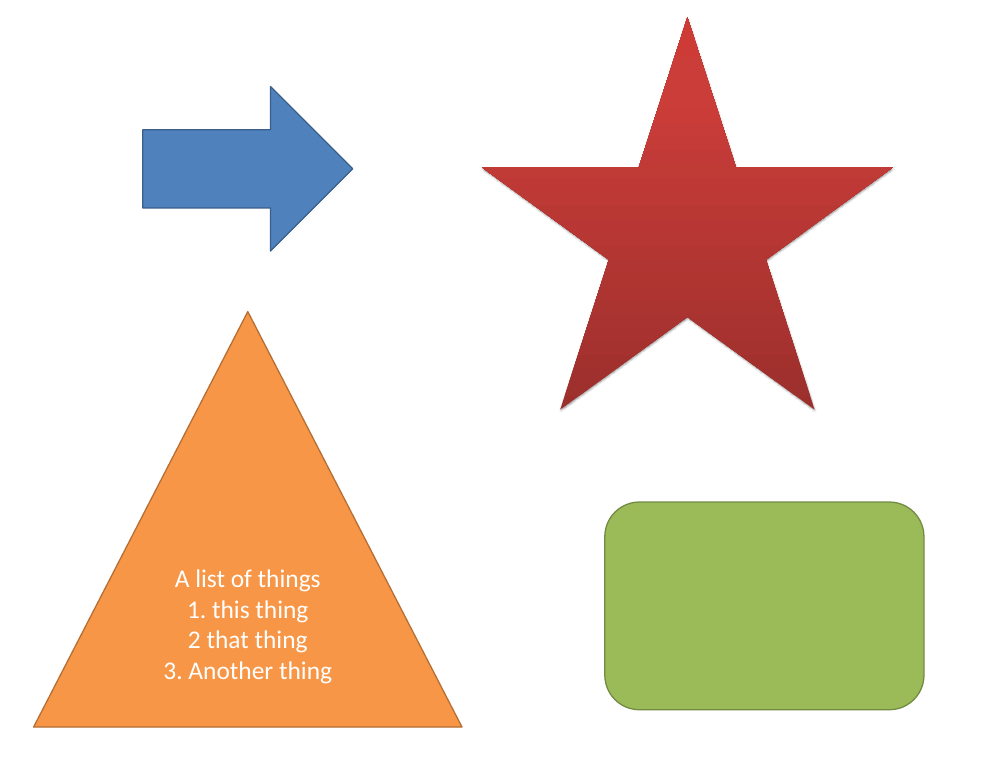
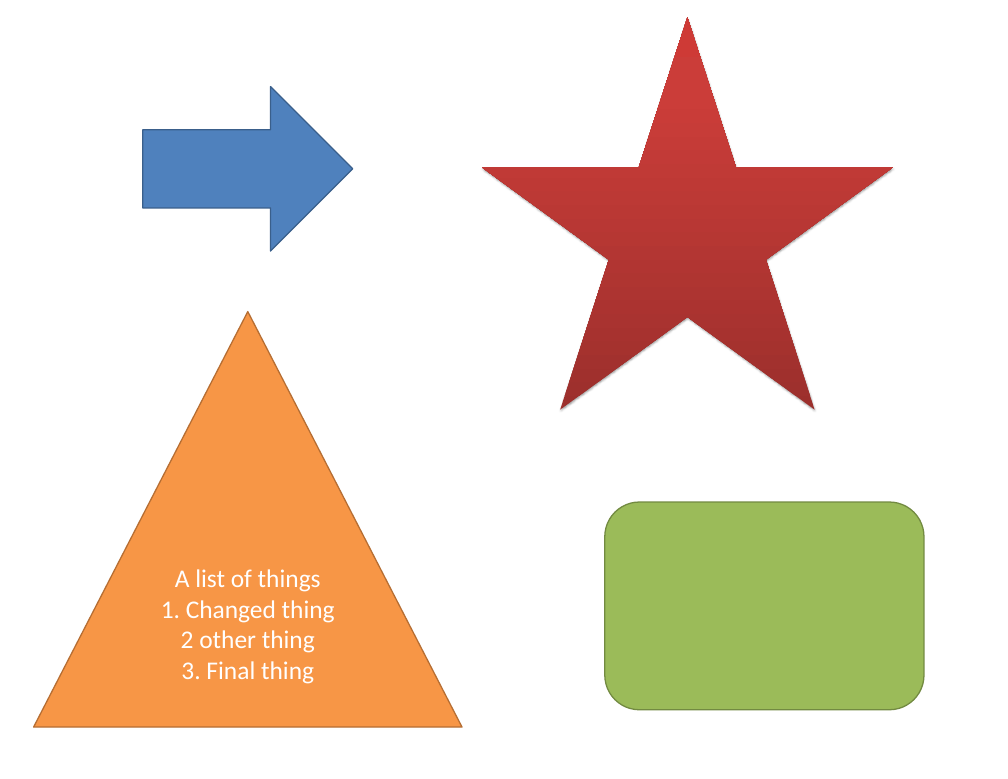
Before and after one commit to danwchan/adobe_claimcheck_scripts, a slide deck: slide 1 of test_pdf_modifed.pptx. Drawn at 1008x779 pixels with LibreOffice and Linux fonts; fonts in the diff are those of the drawing. Boxes give left, top, right and bottom in pixels: in the first picture for what was removed or moved away, otherwise in the second. Text is boxed around its words. In the diff, an @@ line names an element or a change of style, - is before the commit and + after.

```diff
--- a/test_pdf_modifed.pptx
+++ b/test_pdf_modifed.pptx
@@ text in triangle at (161, 600, 335, 684): text changed @@
-1. this thing
-2 that thing
-3. Another thing
+1. Changed thing
+2 other thing
+3. Final thing
```
Also in this commit, not shown: 3 other files.
